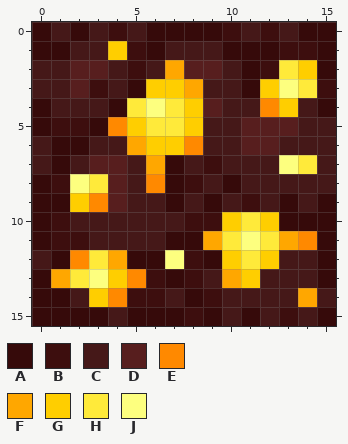
Edited in one commit: pixel-art sprite (oresources/nethercraft/textures/blocks/pyridium_ore.png). The first picture shows the starting point.
The file is 16x16 pixels.
Palette (. is transparent): A #360a0a  B #3d0e0e  C #451818  D #571e1e  E #ff8900  F #ffa700  G #ffce00  H #ffea3a  J #fdff7f
Once edited:
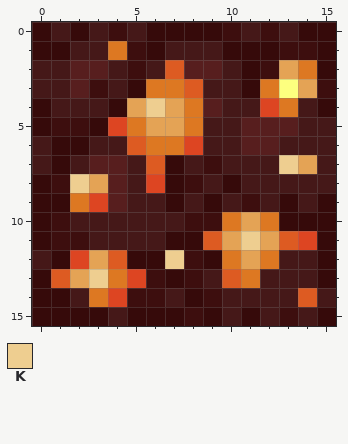
Colours new in this view: K #eece90
Difference:
{"colour":"E","old":"#ff8900","new":"#dd4522"}
{"colour":"F","old":"#ffa700","new":"#dd5b22"}
{"colour":"G","old":"#ffce00","new":"#dd7822"}
{"colour":"H","old":"#ffea3a","new":"#e4a355"}
{"y":4,"x":6,"old":"J","new":"K"}
{"y":7,"x":13,"old":"J","new":"K"}
{"y":8,"x":2,"old":"J","new":"K"}
{"y":11,"x":11,"old":"J","new":"K"}
{"y":12,"x":7,"old":"J","new":"K"}
{"y":13,"x":3,"old":"J","new":"K"}
{"label":"changed","picture_box":[51,41,317,307]}
